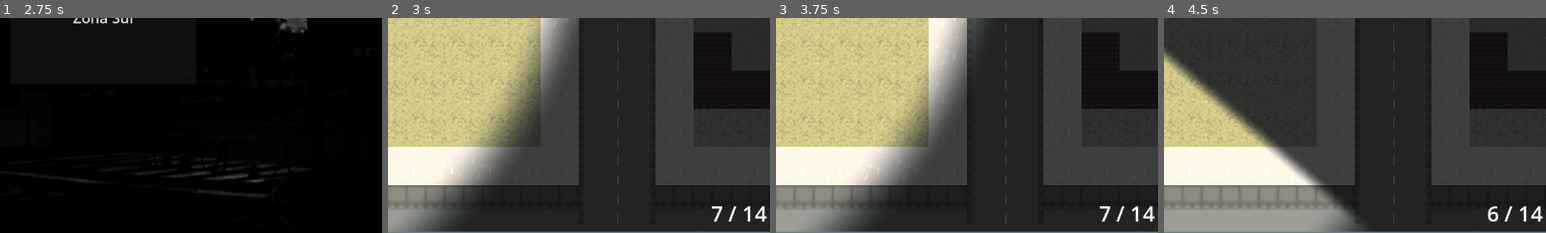
Above: before the commit, frames 1-4 (left to right).
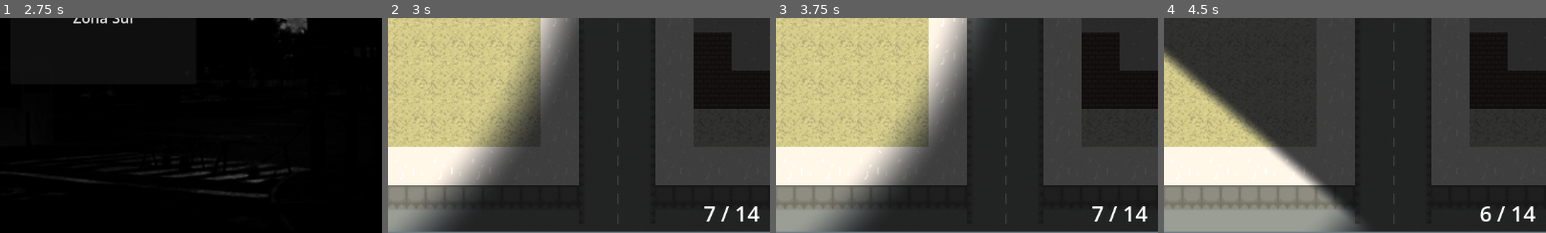
Above: after the commit, the same moments.

Repository: ClaudersonXavier/faculandia
Game: Godot game, scene res://scenes/world/menu_principal.tscn
The game is run twice, just before and just after one commit, with the same random seed, the same clock (stepped at 60 frames per second) and the same inputs.
Inputs (mouse positions are % of the whole screen's width and height, from its top left):
- Up to frame 1 (2.75 s): click "Novo Jogo" at 0.5 s; click "Novo Jogo" at 1.25 s; click "Slot 1 — vazia" at 2 s
- Up to frame 2 (3 s): click "Zona Norte" at 2.75 s
- Up to frame 3 (3.75 s): tap Enter at 3.5 s; move the mouse to (72, 45) at 3.52 s; hold Right (ui_right) from 3.53 s (still down); tap E (interact) at 3.6 s
- Up to frame 4 (4.5 s): move the mouse to (30, 55) at 4.27 s; release Right (ui_right) at 4.28 s; hold Down (ui_down) from 4.28 s (still down); click (30, 55) at 4.35 s
The pictures show only the part of the screen within x 50-100%, y 50-100%; the shares and areas given below are measured in that part.

Frame 1 is identical in both runs. In frame 2, 0.6% of the frame differs, in the area x 82-100%, y 87-95%; in frame 3, 0.6%; in frame 4, 0.7%.

Commit message:
fix: centralizando o label de munição

Diff:
--- a/scenes/ui/camada_ui.tscn
+++ b/scenes/ui/camada_ui.tscn
@@ -60,11 +60,12 @@
 
 [node name="AmmoLabel" type="Label" parent="HUD" unique_id=1704437824]
 layout_mode = 0
-offset_left = -49.0
+offset_left = -170.0
 offset_top = -12.0
-offset_right = 37.0
+offset_right = 24.0
 offset_bottom = 33.0
 theme_override_font_sizes/font_size = 32
+horizontal_alignment = 2
 
 [node name="ReloadLabel" type="Label" parent="HUD" unique_id=1300500687]
 layout_mode = 0
--- a/scenes/world/cena_principal.tscn
+++ b/scenes/world/cena_principal.tscn
@@ -117,9 +117,6 @@
 [node name="HUD" parent="camada_ui" index="1" unique_id=1990862348 node_paths=PackedStringArray("weapon")]
 weapon = NodePath("../../Mundo/Player/Weapon")
 
-[node name="AmmoLabel" parent="camada_ui/HUD" index="1" unique_id=1704437824]
-offset_right = 36.0
-
 [node name="ConfirmationDialog" type="ConfirmationDialog" parent="camada_ui" unique_id=1171936512]
 unique_name_in_owner = true
 process_mode = 3
--- a/scenes/world/zona_norte.tscn
+++ b/scenes/world/zona_norte.tscn
@@ -109,9 +109,6 @@
 [node name="HUD" parent="camada_ui" index="1" unique_id=1990862348 node_paths=PackedStringArray("weapon")]
 weapon = NodePath("../../Mundo/Player/Weapon")
 
-[node name="AmmoLabel" parent="camada_ui/HUD" index="1" unique_id=1704437824]
-offset_right = 36.0
-
 [node name="ConfirmationDialog" type="ConfirmationDialog" parent="camada_ui" unique_id=1171936512]
 unique_name_in_owner = true
 process_mode = 3
--- a/scenes/world/zona_sul.tscn
+++ b/scenes/world/zona_sul.tscn
@@ -82,9 +82,6 @@
 [node name="HUD" parent="camada_ui" index="1" unique_id=1990862348 node_paths=PackedStringArray("weapon")]
 weapon = NodePath("../../Mundo/Player/Weapon")
 
-[node name="AmmoLabel" parent="camada_ui/HUD" index="1" unique_id=1704437824]
-offset_right = 36.0
-
 [node name="ConfirmationDialog" type="ConfirmationDialog" parent="camada_ui" unique_id=2112659381]
 unique_name_in_owner = true
 process_mode = 3
